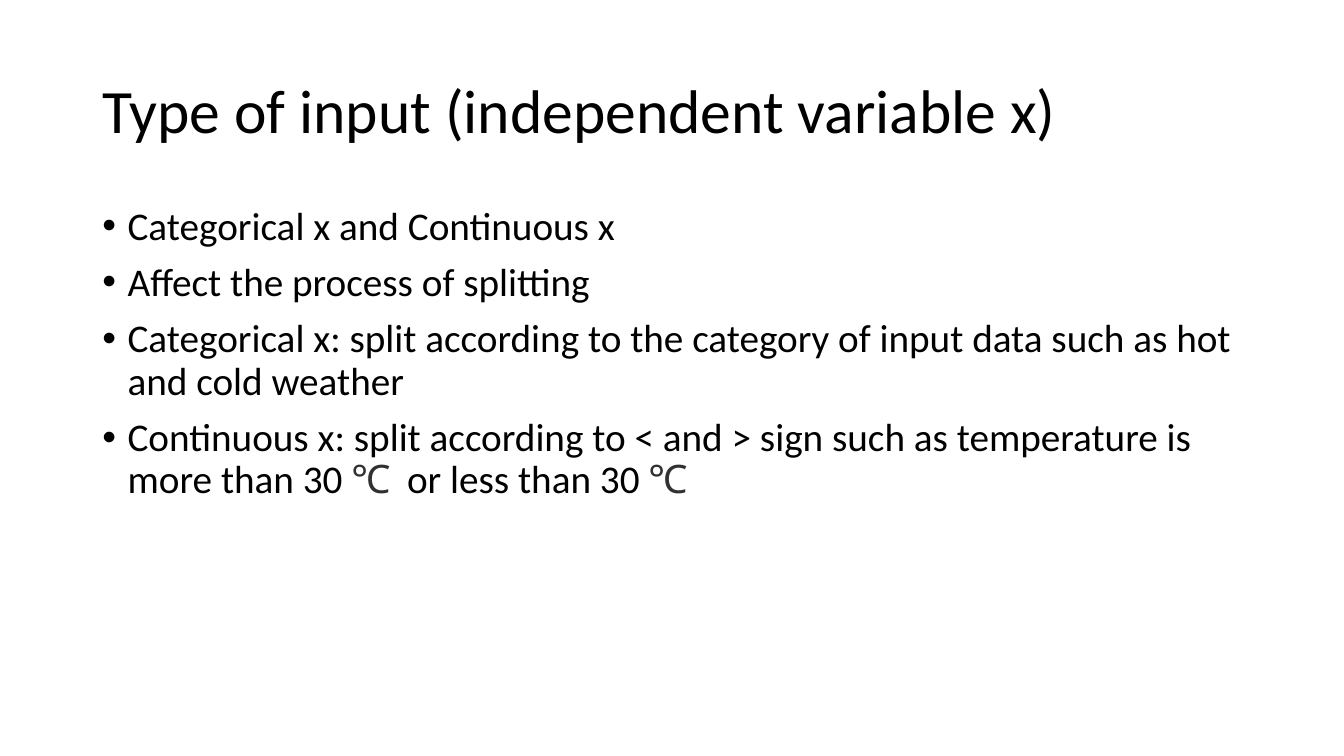
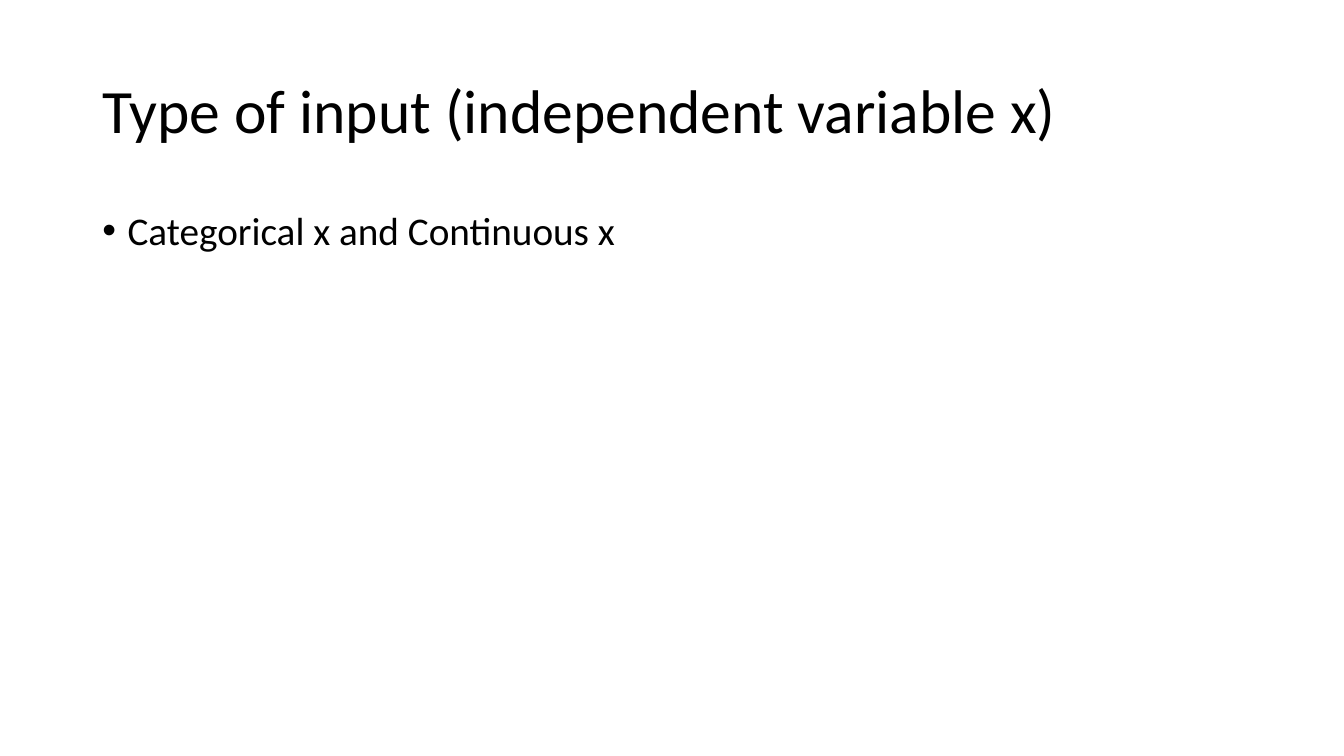
Before and after one commit to gucino/Machine-Learning, a slide deck: slide 5 of Decision_tree_and_Random_forest.pptx. Drawn at 1344x756 pixels with LibreOffice and Linux fonts; fonts in the diff are those of the drawing. Boxes give left, top, right and bottom in pixels: in the first picture for what was removed or moved away, otherwise in the second. Text is boxed around its words. In the diff, an @@ line names an element or a change of style, - is before the commit and + after.

```diff
--- a/Decision_tree_and_Random_forest.pptx
+++ b/Decision_tree_and_Random_forest.pptx
@@ text at bbox=[128, 268, 1230, 494]: paragraphs removed @@
-• Affect the process of splitting
-• Categorical x: split according to the category of input data such as hot and cold weather
-• Continuous x: split according to < and > sign such as temperature is more than 30 ℃ or less than 30 ℃
```
Also in this commit, not shown: 2 slides added.
